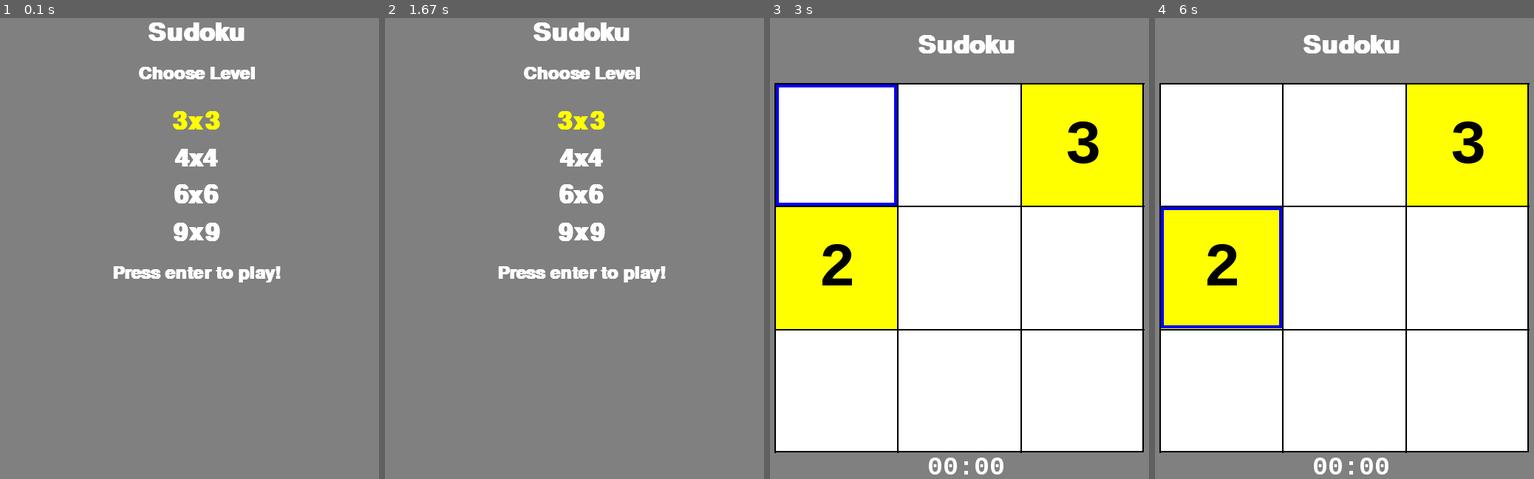
Above: before the commit, frames 1-4 (left to right).
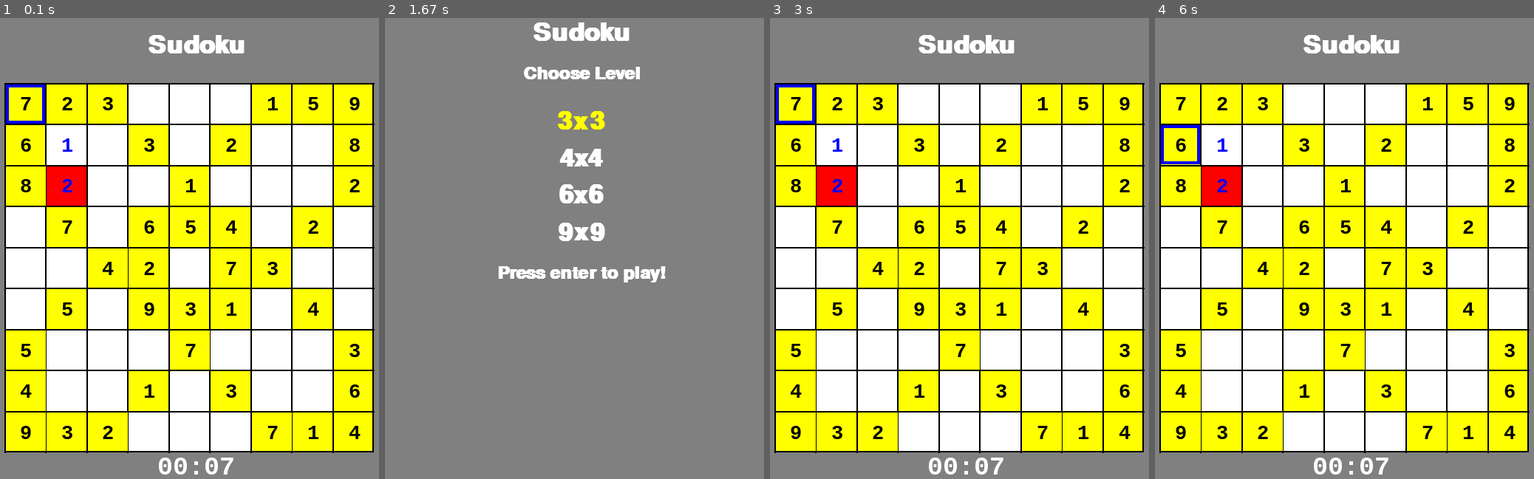
Above: after the commit, the same moments.

Repository: rrkas/pygame-sudoku
Game: pygame game, started from script.py
Two runs of this game, one before a commit and one after it. Both use one fixed random seed, a clock stepped at 60 frames per second and the inputs below.
Inputs:
- Up to frame 1 (0.1 s): no input
- Up to frame 2 (1.67 s): tap Enter at 0.33, 0.67 s; hold Esc 1-1.47 s; hold Down 1-1.47 s; tap Esc at 1.5 s
- Up to frame 3 (3 s): tap Space at 1.83, 2.5, 2.83 s; tap Keypad Enter at 2.17 s
- Up to frame 4 (6 s): tap Enter at 3.17 s; hold Down from 5.67 s (still down)

The runs differ from the first frame. In frame 1, 80% of the frame differs, in the area x 1-99%, y 0-100%; in frame 2, nothing differs; in frame 3, 43%; in frame 4, 43%.

Commit message:
save and restore progress

Diff:
--- a/components/methods.py
+++ b/components/methods.py
@@ -240,22 +240,32 @@
         )
 
 
-def get_score() -> Score:
+def get_score(level: int = 0) -> Score:
+    score = None
     try:
-        with open("score.txt", "r") as f:
-            score = f.readline()
+        with open("score.json", "r") as f:
+            score = f.read()
             if len(score) > 0:
-                return Score(json_obj=json.loads(score))
+                score = Score(json_obj=json.loads(score))
             else:
-                return Score()
+                score = Score(level=level)
     except BaseException as e:
         print(e)
-        return Score()
-
-
-def set_score(score: Score):
-    try:
-        with open("score.txt", "w") as f:
-            f.write(json.dumps(score.to_json(), indent=2))
-    except BaseException as e:
-        print(e)
+        score = Score(level=level)
+    score.game.get_invalid_chosen()
+    return score
+
+
+def set_score(game: Sudoku, surrender: bool = False):
+    score = get_score()
+    if surrender:
+        score.surrenders += 1
+        score.game = None
+    elif game.is_win():
+        score.wins += 1
+        score.game = None
+    else:
+        score.game = game
+
+    with open("score.json", "w") as f:
+        f.write(score.to_json())
--- a/components/models.py
+++ b/components/models.py
@@ -7,12 +7,12 @@
 
 
 class CartesianPoint:
-    def __init__(self, xy: tuple = (0, 0)):
+    def __init__(self, xy: Union[tuple, list, set] = (0, 0)):
         self.x = xy[0]
         self.y = xy[1]
 
     def to_tuple(self):
-        return self.x, self.y
+        return int(self.x), int(self.y)
 
     def __repr__(self):
         return "repr:" + str((self.x, self.y))
@@ -64,12 +64,13 @@
         self.time_taken_sec: int = 0
         if json_obj:
             self.size = json_obj.get("size")
-            self.grid = np.ndarray(json_obj.get("grid"))
-            self.fixed = [CartesianPoint(xy=f) for f in json_obj.get("fixed")]
+            self.grid = np.array(json_obj.get("grid"))
+            if json_obj.get("fixed"):
+                self.fixed = [CartesianPoint(xy=f) for f in json_obj.get("fixed")]
             self.moves = json_obj.get("moves")
             self.time_taken_sec = json_obj.get("time_taken_sec")
 
-    def to_json(self):
+    def to_dict(self):
         return {
             "size": self.size,
             "grid": self.grid.tolist(),
@@ -131,21 +132,34 @@
                         ):
                             self.chosen_err.append(CartesianPoint((ti, tj)))
 
+    def is_win(self):
+        s = set(self.grid.flatten().tolist())
+        if 0 in s:
+            return False
+        if len(self.get_invalid_chosen()) > 0:
+            return False
+        return True
+
 
 class Score:
-    def __init__(self, json_obj: dict = None):
-        self.wins = 0
-        self.surrenders = 0
-        self.match = None
+    def __init__(self, json_obj: dict = None, level: int = 0):
+        self.wins: int = 0
+        self.surrenders: int = 0
+        self.game: Sudoku = Sudoku(size=constants.levels[level])
         if json_obj:
             self.wins = json_obj.get("wins")
-            self.match = json_obj.get("match")
+            self.surrenders = json_obj.get("surrenders")
+            self.game = Sudoku(json_obj=json_obj.get("game"))
 
     def to_json(self):
-        return {
-            "match": json.dumps(self.match.to_json(), indent=2),
-            "wins": self.wins,
-        }
+        return json.dumps(
+            {
+                "game": self.game.to_dict(),
+                "wins": self.wins,
+                "surrenders": self.surrenders,
+            },
+            indent=2,
+        )
 
 
 class GameState:
--- /dev/null
+++ b/score.json
@@ -0,0 +1,272 @@
+{
+  "game": {
+    "size": 9,
+    "grid": [
+      [
+        7,
+        2,
+        3,
+        0,
+        0,
+        0,
+        1,
+        5,
+        9
+      ],
+      [
+        6,
+        1,
+        0,
+        3,
+        0,
+        2,
+        0,
+        0,
+        8
+      ],
+      [
+        8,
+        2,
+        0,
+        0,
+        1,
+        0,
+        0,
+        0,
+        2
+      ],
+      [
+        0,
+        7,
+        0,
+        6,
+        5,
+        4,
+        0,
+        2,
+        0
+      ],
+      [
+        0,
+        0,
+        4,
+        2,
+        0,
+        7,
+        3,
+        0,
+        0
+      ],
+      [
+        0,
+        5,
+        0,
+        9,
+        3,
+        1,
+        0,
+        4,
+        0
+      ],
+      [
+        5,
+        0,
+        0,
+        0,
+        7,
+        0,
+        0,
+        0,
+        3
+      ],
+      [
+        4,
+        0,
+        0,
+        1,
+        0,
+        3,
+        0,
+        0,
+        6
+      ],
+      [
+        9,
+        3,
+        2,
+        0,
+        0,
+        0,
+        7,
+        1,
+        4
+      ]
+    ],
+    "fixed": [
+      [
+        0,
+        0
+      ],
+      [
+        0,
+        1
+      ],
+      [
+        0,
+        2
+      ],
+      [
+        0,
+        6
+      ],
+      [
+        0,
+        7
+      ],
+      [
+        0,
+        8
+      ],
+      [
+        1,
+        0
+      ],
+      [
+        1,
+        3
+      ],
+      [
+        1,
+        5
+      ],
+      [
+        1,
+        8
+      ],
+      [
+        2,
+        0
+      ],
+      [
+        2,
+        4
+      ],
+      [
+        2,
+        8
+      ],
+      [
+        3,
+        1
+      ],
+      [
+        3,
+        3
+      ],
+      [
+        3,
+        4
+      ],
+      [
+        3,
+        5
+      ],
+      [
+        3,
+        7
+      ],
+      [
+        4,
+        2
+      ],
+      [
+        4,
+        3
+      ],
+      [
+        4,
+        5
+      ],
+      [
+        4,
+        6
+      ],
+      [
+        5,
+        1
+      ],
+      [
+        5,
+        3
+      ],
+      [
+        5,
+        4
+      ],
+      [
+        5,
+        5
+      ],
+      [
+        5,
+        7
+      ],
+      [
+        6,
+        0
+      ],
+      [
+        6,
+        4
+      ],
+      [
+        6,
+        8
+      ],
+      [
+        7,
+        0
+      ],
+      [
+        7,
+        3
+      ],
+      [
+        7,
+        5
+      ],
+      [
+        7,
+        8
+      ],
+      [
+        8,
+        0
+      ],
+      [
+        8,
+        1
+      ],
+      [
+        8,
+        2
+      ],
+      [
+        8,
+        6
+      ],
+      [
+        8,
+        7
+      ],
+      [
+        8,
+        8
+      ]
+    ],
+    "moves": 0,
+    "time_taken_sec": 7
+  },
+  "wins": 0,
+  "surrenders": 0
+}
--- a/script.py
+++ b/script.py
@@ -1,15 +1,19 @@
 from pygame.locals import *
 
 from components.methods import *
-from components.models import Sudoku, CartesianPoint
+from components.models import CartesianPoint
 
 pygame.init()
 
 
-def main(surface: pygame.Surface, level: int):
-    game = Sudoku(size=constants.levels[level])
+def main(surface: pygame.Surface, level: int = 0):
+    game = get_score(3).game
     run = GameState.running
     clock = pygame.time.Clock()
+    if game.time_taken_sec > 0:
+        init_time = game.time_taken_sec
+    else:
+        init_time = 0
     game_time = 0
     pause_time = 0
     point = CartesianPoint((0, 0))
@@ -18,7 +22,7 @@
         if run != GameState.running:
             pause_time += clock.get_rawtime()
         game_time += clock.get_rawtime()
-        game.time_taken_sec = (game_time - pause_time) // 1000
+        game.time_taken_sec = ((game_time - pause_time) // 1000) + init_time
         draw_game_window(surface, game, point, run == GameState.running)
 
         for event in pygame.event.get():
@@ -47,6 +51,7 @@
                         run = GameState.paused
                 else:
                     if event.key in constants.exit_pause_keys:
+                        set_score(game)
                         run = GameState.over
                     elif event.key in constants.continue_keys:
                         run = GameState.running
@@ -55,6 +60,10 @@
 def main_menu(surface: pygame.Surface):
     run = True
     level = 0
+    score = get_score()
+    if score.game is not None:
+        main(surface)
+
     while run:
         draw_menu_window(surface, level)
 
